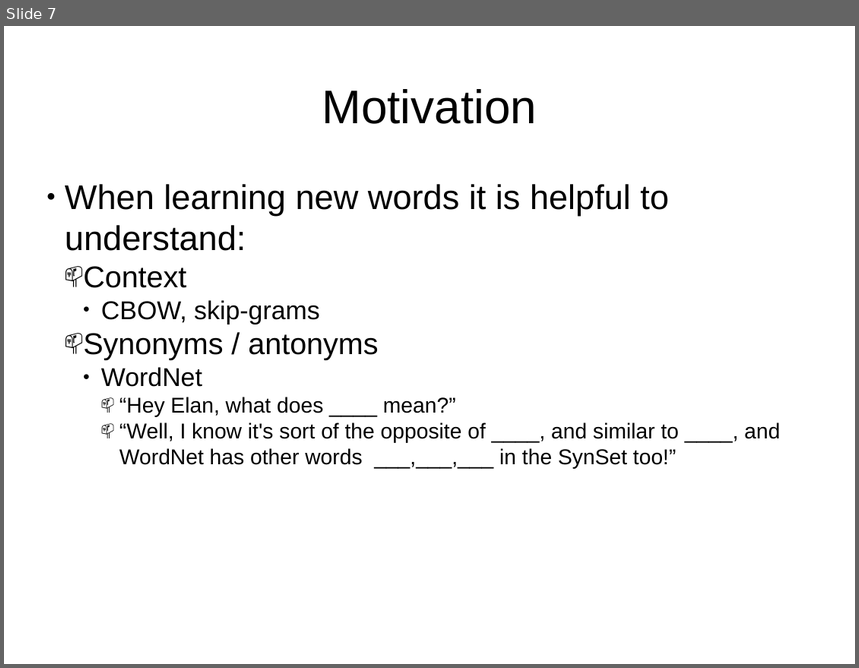
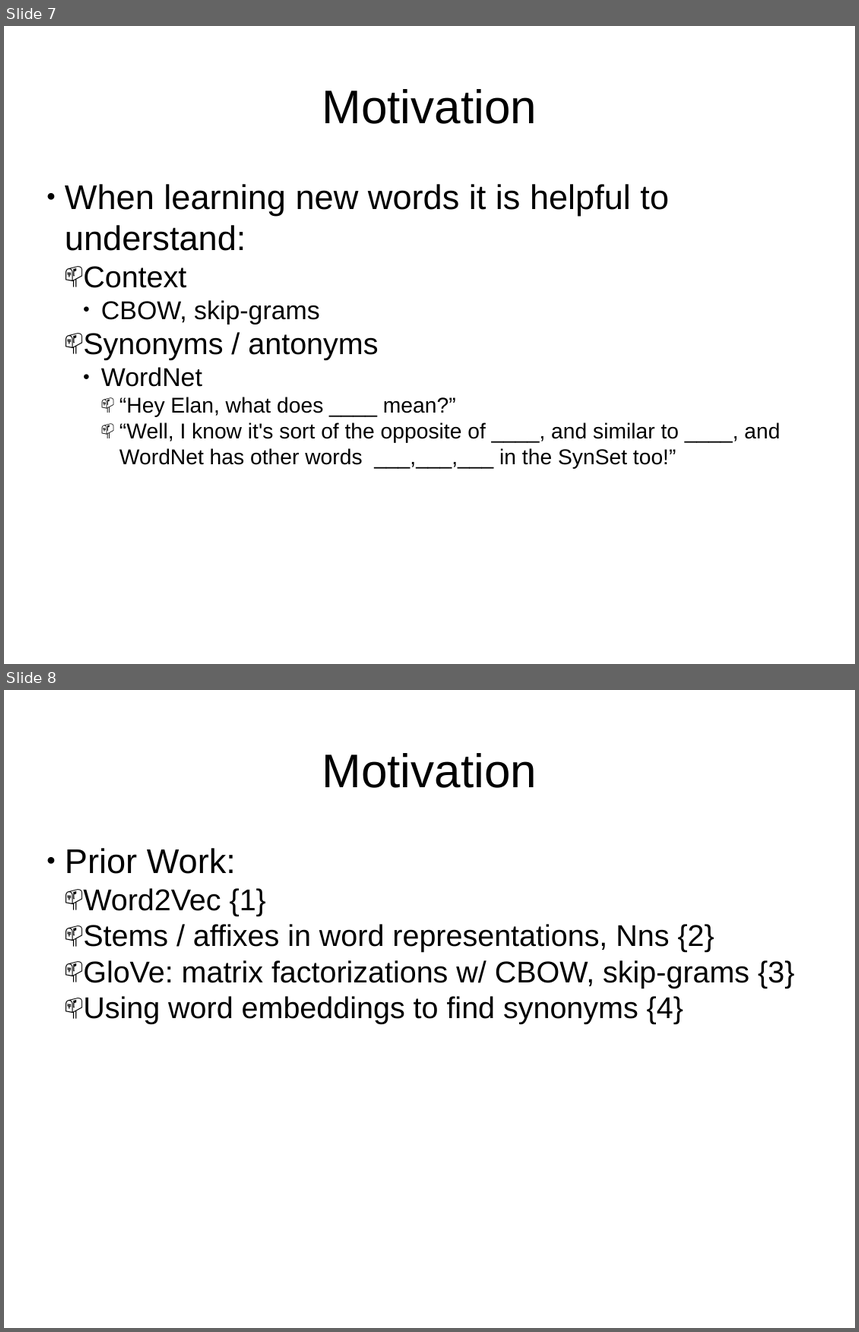
Before and after one commit to ElanHR/deeplearning4j, a slide deck: presentation.pptx. Shown one above the other, each under a label of ours: slide 7 before the commit, slides 7 and 8 after it. The pictures are 859x668 and 859x1332 pixels, drawn with LibreOffice and Linux fonts; fonts in the diff are those of the drawing. Boxes give left, top, right and bottom in pixels: in the first picture for what was removed or moved away, otherwise in the second. Text is boxed around its words. In the diff, an @@ line names an element or a change of style, - is before the commit and + after.

```diff
--- a/presentation.pptx
+++ b/presentation.pptx
@@ slide 8 added at (x1=4, y1=690, x2=855, y2=1328), background #FFFFFF @@
@@ text added at (x1=322, y1=753, x2=537, y2=788), 44 pt, text #000000 @@
+Motivation
@@ text added at (x1=65, y1=848, x2=794, y2=1024), 28 pt, text #000000 @@
+● Prior Work:
+  📫 Word2Vec {1}
+  📫 Stems / affixes in word representations, Nns {2}
+  📫 GloVe: matrix factorizations w/ CBOW, skip-grams {3}
+  📫 Using word embeddings to find synonyms {4}
```
Also in this commit, not shown: 3 slides changed, 1 other slide added.
